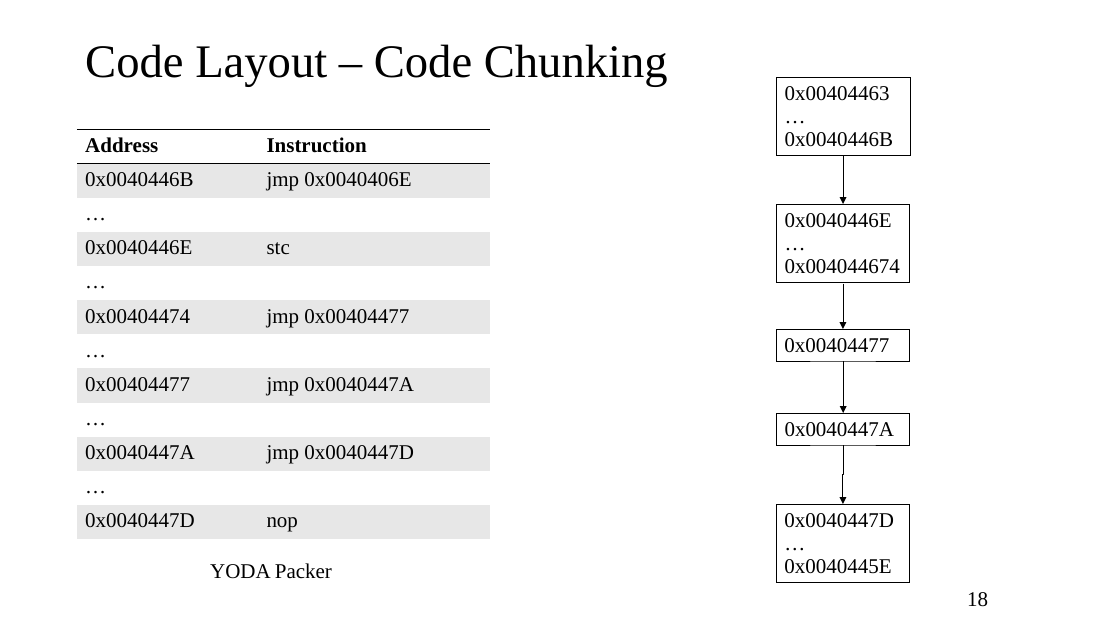
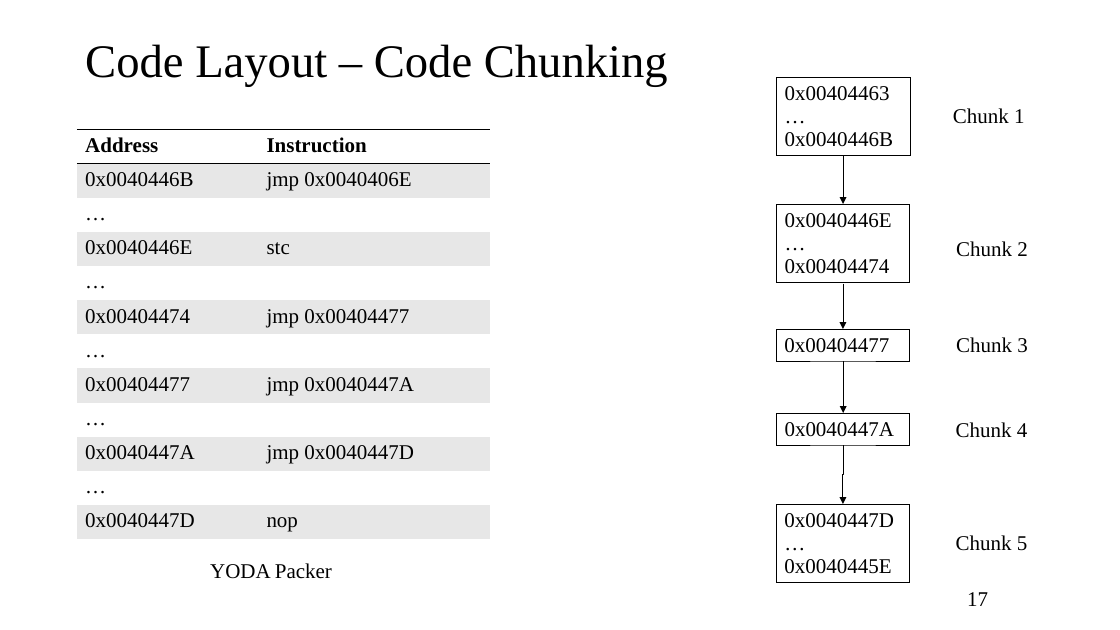
Before and after one commit to bntam/LVTN, a slide deck: slide 17 of Slide/k11-virus-Phong-v1.1.ppt (slide 18 before the commit). Drawn at 1120x630 pixels with LibreOffice and Linux fonts; fonts in the diff are those of the drawing. Boxes give left, top, right and bottom in pixels: in the first picture for what was removed or moved away, otherwise in the second. Text is boxed around its words. In the diff, an @@ line names an element or a change of style, - is before the commit and + after.

Commit message:
- Update slide

```diff
--- a/Slide/k11-virus-Phong-v1.1.ppt
+++ b/Slide/k11-virus-Phong-v1.1.ppt
@@ text added at [953, 108, 1024, 124], 18 pt, text #000000 @@
+Chunk 1
@@ text in rectangle at [785, 259, 890, 274]: text changed @@
-0x004044674
+0x00404474
@@ text added at [956, 241, 1027, 257], 18 pt, text #000000 @@
+Chunk 2
@@ text added at [956, 337, 1027, 353], 18 pt, text #000000 @@
+Chunk 3
@@ text added at [956, 422, 1027, 438], 18 pt, text #000000 @@
+Chunk 4
@@ text added at [956, 535, 1027, 551], 18 pt, text #000000 @@
+Chunk 5
@@ page number at [967, 592, 988, 606]: text changed @@
-18
+17
```
Also in this commit, not shown: 15 other slides changed, 3 slides added, 4 slides removed.
